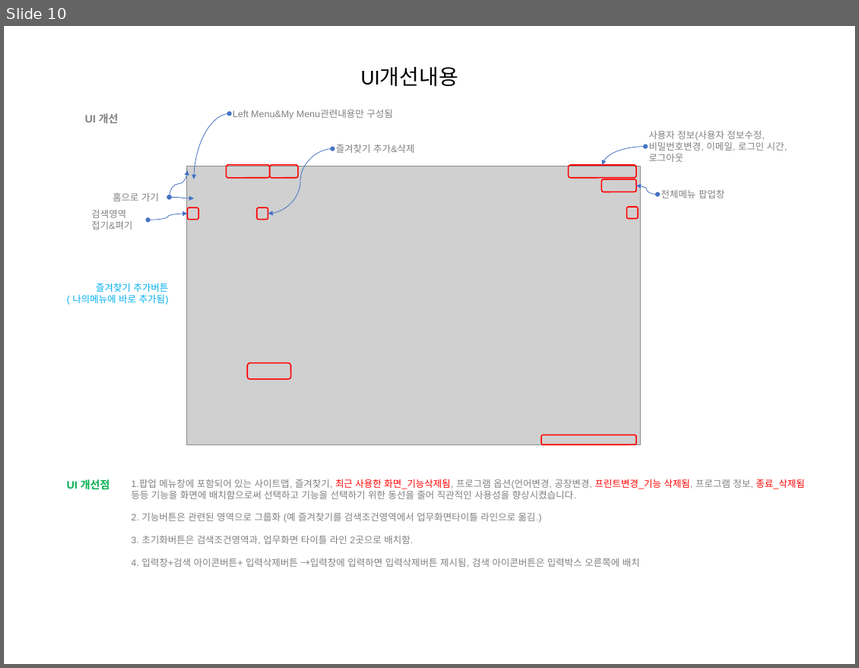
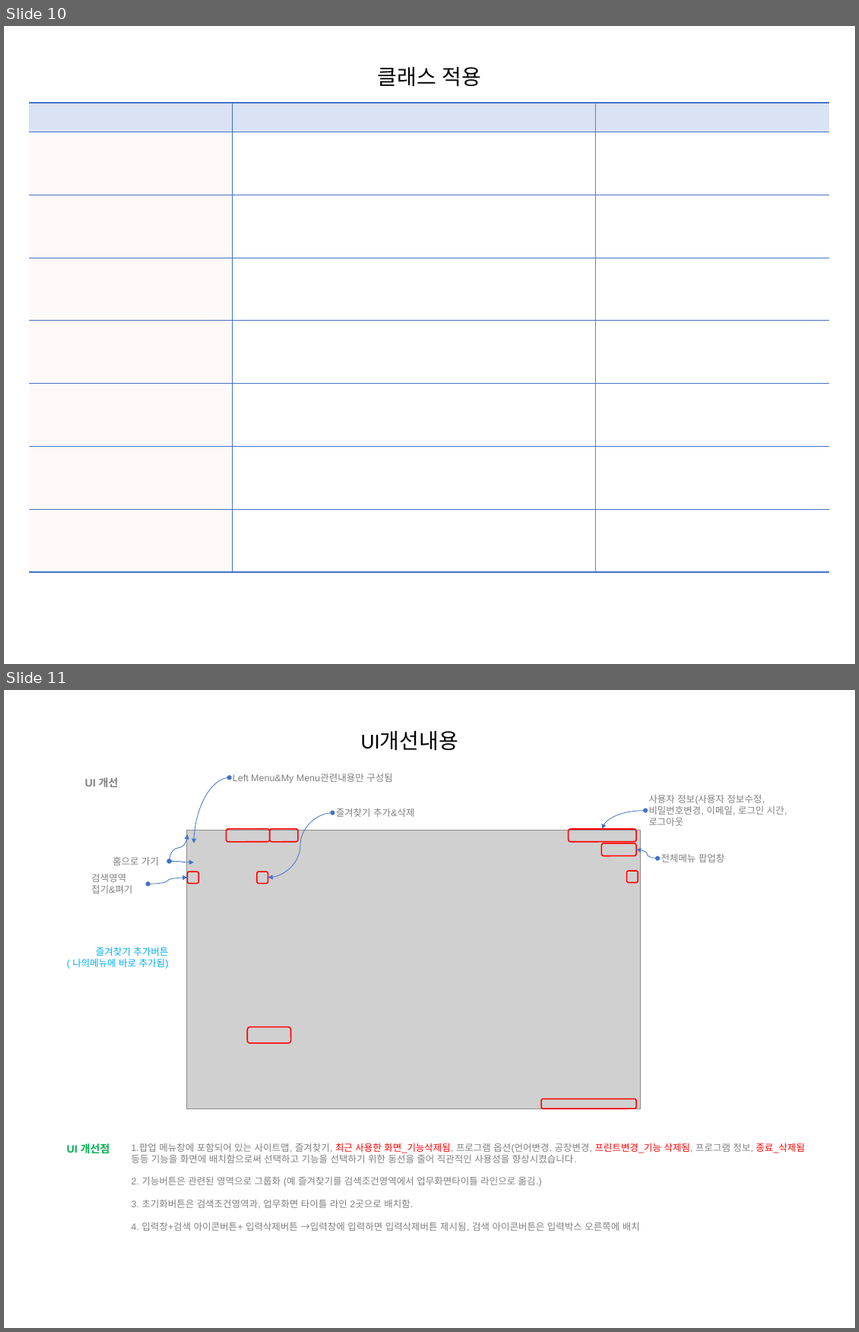
Before and after one commit to bes-erp/bes20261001, a slide deck: src/main/bes-doc/100.디자인 시안/[BES] 전자정부 & NexacroN24-900.디자인시안 & UI개선_20261103_v0.1.pptx. Shown one above the other, each under a label of ours: slide 10 before the commit, slides 10 and 11 after it. The pictures are 859x668 and 859x1332 pixels, drawn with LibreOffice and Linux fonts; fonts in the diff are those of the drawing; grey boxes stand for pictures. Boxes give left, top, right and bottom in pixels: in the first picture for what was removed or moved away, otherwise in the second. Text is boxed around its words. In the diff, an @@ line names an element or a change of style, - is before the commit and + after.

Commit message:
[2026-11-06] 디자인 시안 작업 중

```diff
--- a/src/main/bes-doc/100.디자인 시안/[BES] 전자정부 & NexacroN24-900.디자인시안 & UI개선_20261103_v0.1.pptx
+++ b/src/main/bes-doc/100.디자인 시안/[BES] 전자정부 & NexacroN24-900.디자인시안 & UI개선_20261103_v0.1.pptx
@@ slide 10 added at <box>4,26,855,664</box>, background #FFFFFF @@
@@ text added at <box>378,67,482,87</box>, 18 pt, text #000000 @@
+클래스 적용
@@ table added at <box>30,103,831,572</box>, 8 rows, 3 columns @@
+ |  | 
+ |  | 
+ |  | 
+ |  | 
+ |  | 
+ |  | 
+ |  | 
+ |  | 
@@ what was slide 10 is now slide 11 @@
```
